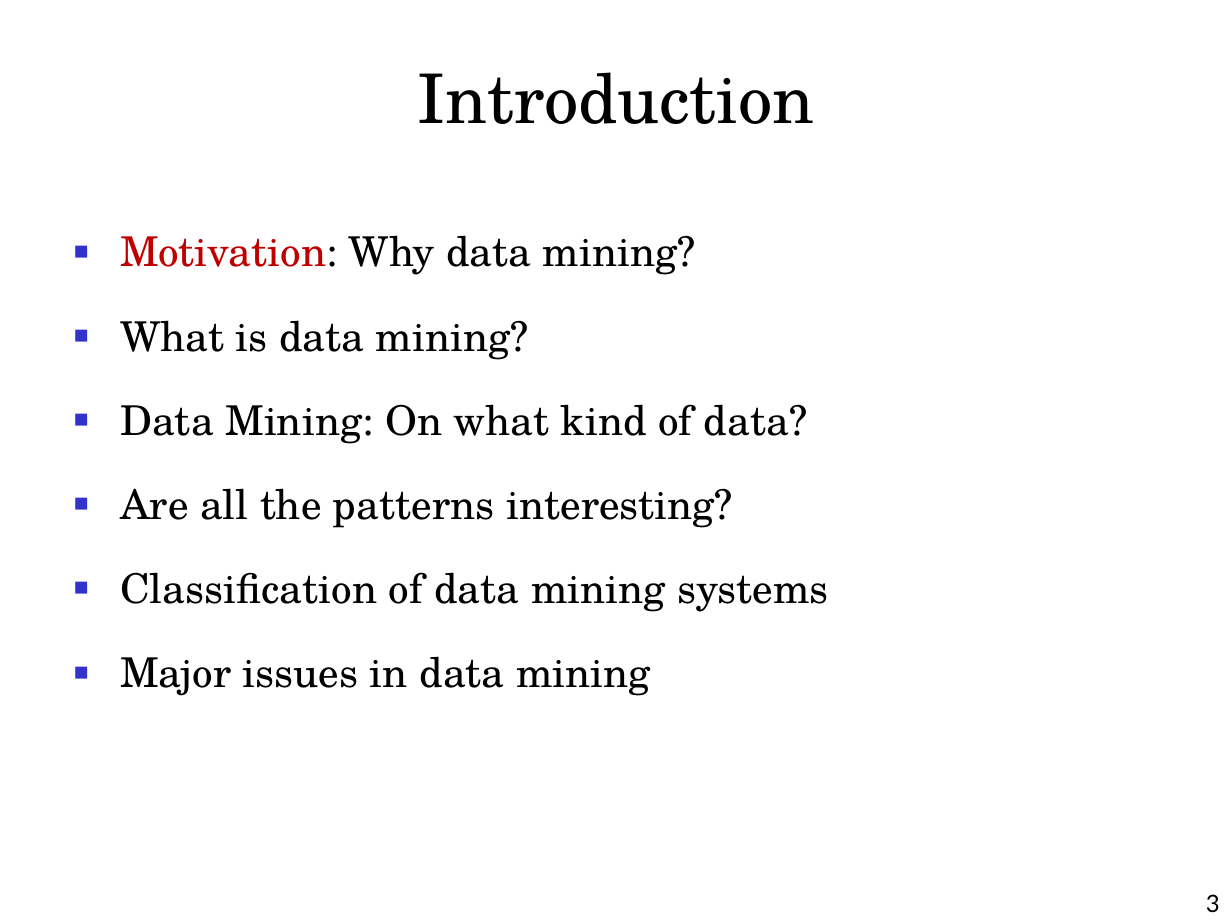
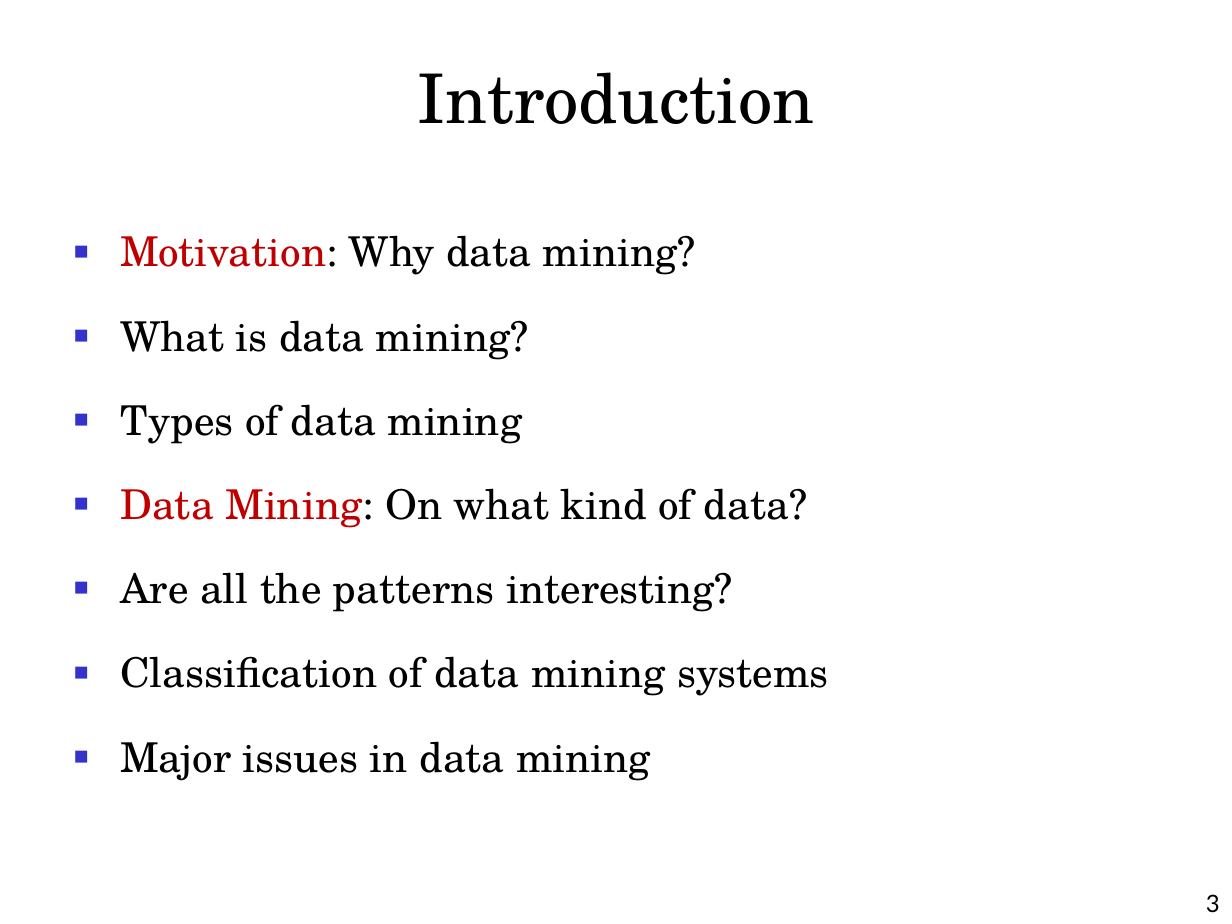
Before and after one commit to alaagamal98/web-based-his, a slide deck: slide 3 of Presentation/Data Mining.ppt. Drawn at 1232x924 pixels with LibreOffice and Linux fonts; fonts in the diff are those of the drawing; background and template pictures are left out. Boxes give left, top, right and bottom in pixels: in the first picture for what was removed or moved away, otherwise in the second. Text is boxed around its words. In the diff, an @@ line names an element or a change of style, - is before the commit and + after.

```diff
--- a/Presentation/Data Mining.ppt
+++ b/Presentation/Data Mining.ppt
@@ text at (120, 404, 523, 444): paragraph added @@
+■ Types of data mining
@@ text at (120, 488, 808, 528): text colour #000000 to #C00000 in "Data Mining:" @@
```
Also in this commit, not shown: 1 other slide changed, 1 slide added, 3 other files.
